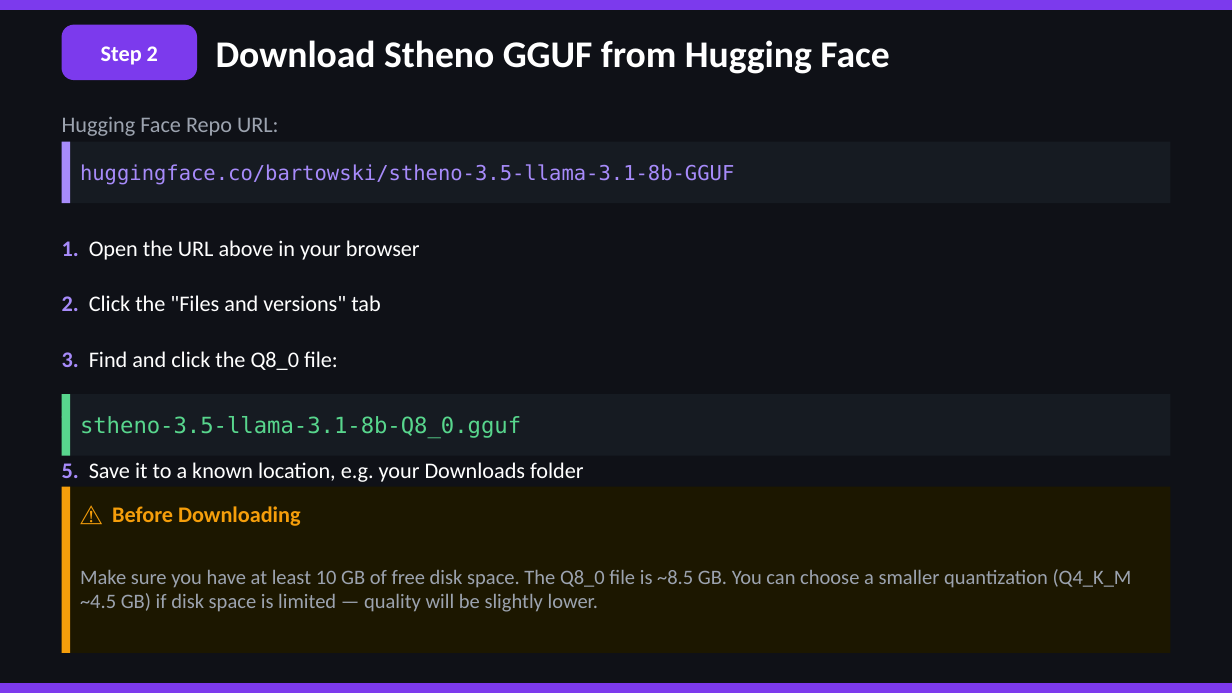
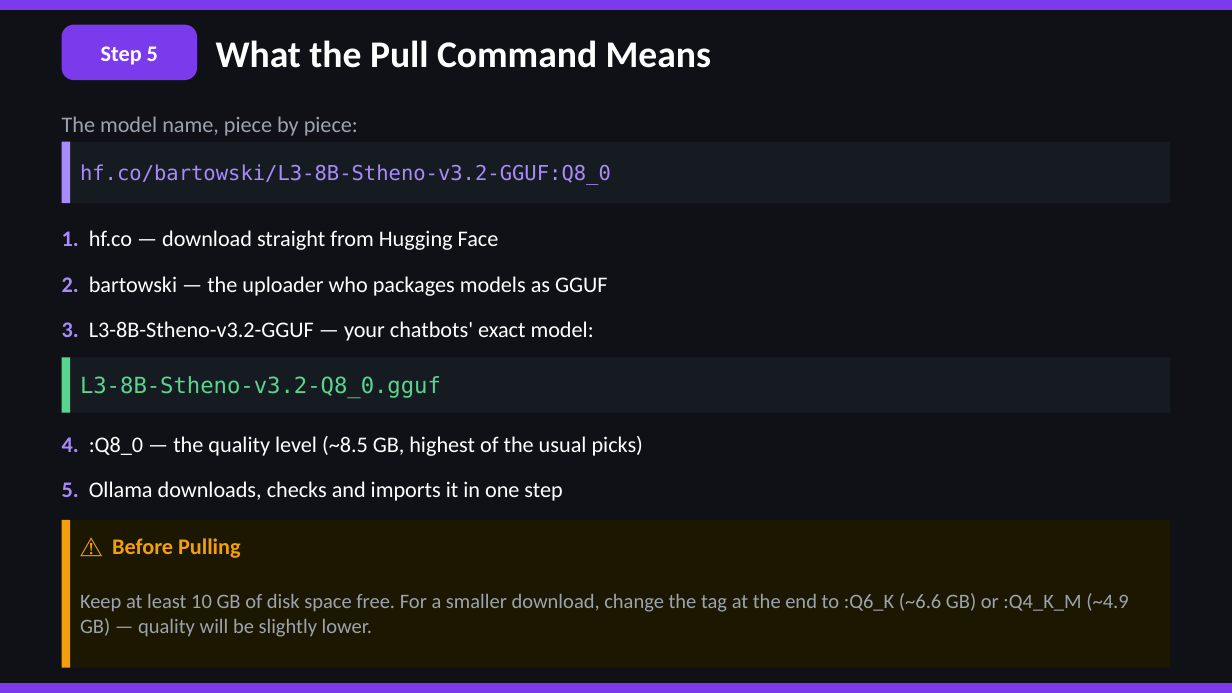
Before and after one commit to Adithya210207/personality-ai-chatbot, a slide deck: slide 8 of Documentary/Stheno_Ollama_Setup_Guide_for_my_Chatbots_backend (2).pptx. Drawn at 1232x693 pixels with LibreOffice and Linux fonts; fonts in the diff are those of the drawing. Boxes give left, top, right and bottom in pixels: in the first picture for what was removed or moved away, otherwise in the second. Text is boxed around its words. In the diff, an @@ line names an element or a change of style, - is before the commit and + after.

```diff
--- a/Documentary/Stheno_Ollama_Setup_Guide_for_my_Chatbots_backend (2).pptx
+++ b/Documentary/Stheno_Ollama_Setup_Guide_for_my_Chatbots_backend (2).pptx
@@ text at box(101, 46, 158, 65): text changed @@
-Step 2
+Step 5
@@ text at box(216, 40, 711, 68): text changed @@
-Download Stheno GGUF from Hugging Face
+What the Pull Command Means
@@ text at box(62, 116, 358, 136): text changed @@
-Hugging Face Repo URL:
+The model name, piece by piece:
@@ text at box(80, 164, 611, 185): text changed @@
-huggingface.co/bartowski/stheno-3.5-llama-3.1-8b-GGUF
+hf.co/bartowski/L3-8B-Stheno-v3.2-GGUF:Q8_0
@@ text at box(62, 230, 499, 250): text changed @@
-1. Open the URL above in your browser
+1. hf.co — download straight from Hugging Face
@@ text at box(62, 276, 607, 296): text changed @@
-2. Click the "Files and versions" tab
+2. bartowski — the uploader who packages models as GGUF
@@ text at box(62, 321, 594, 341): text changed @@
-3. Find and click the Q8_0 file:
+3. L3-8B-Stheno-v3.2-GGUF — your chatbots' exact model:
@@ rectangle: place and size @@
-rectangle at box(62, 394, 1170, 456)
+rectangle at box(62, 357, 1170, 413)
@@ rectangle: place and size @@
-rectangle at box(62, 394, 70, 456)
+rectangle at box(62, 357, 70, 413)
@@ text at box(80, 376, 441, 399): text changed @@
-stheno-3.5-llama-3.1-8b-Q8_0.gguf
+L3-8B-Stheno-v3.2-Q8_0.gguf
@@ text at box(62, 436, 643, 456): text changed @@
-4. Click the download icon (⬇) — file is ~8.5 GB
+4. :Q8_0 — the quality level (~8.5 GB, highest of the usual picks)
@@ text at box(62, 481, 562, 501): text changed @@
-5. Save it to a known location, e.g. your Downloads folder
+5. Ollama downloads, checks and imports it in one step
@@ rectangle: place and size @@
-rectangle at box(62, 487, 1170, 653)
+rectangle at box(62, 520, 1170, 668)
@@ rectangle: place and size @@
-rectangle at box(62, 487, 70, 653)
+rectangle at box(62, 520, 70, 668)
@@ text at box(112, 538, 240, 558): text changed @@
-⚠️ Before Downloading
+⚠️ Before Pulling
@@ text at box(80, 593, 1128, 637): text changed @@
-Make sure you have at least 10 GB of free disk space. The Q8_0 file is ~8.5 GB. You can choose a smaller quantization (Q4_K_M ~4.5 GB) if disk space is limited — quality will be slightly lower.
+Keep at least 10 GB of disk space free. For a smaller download, change the tag at the end to :Q6_K (~6.6 GB) or :Q4_K_M (~4.9 GB) — quality will be slightly lower.
```
Also in this commit, not shown: 10 other slides changed, 11 other files.
